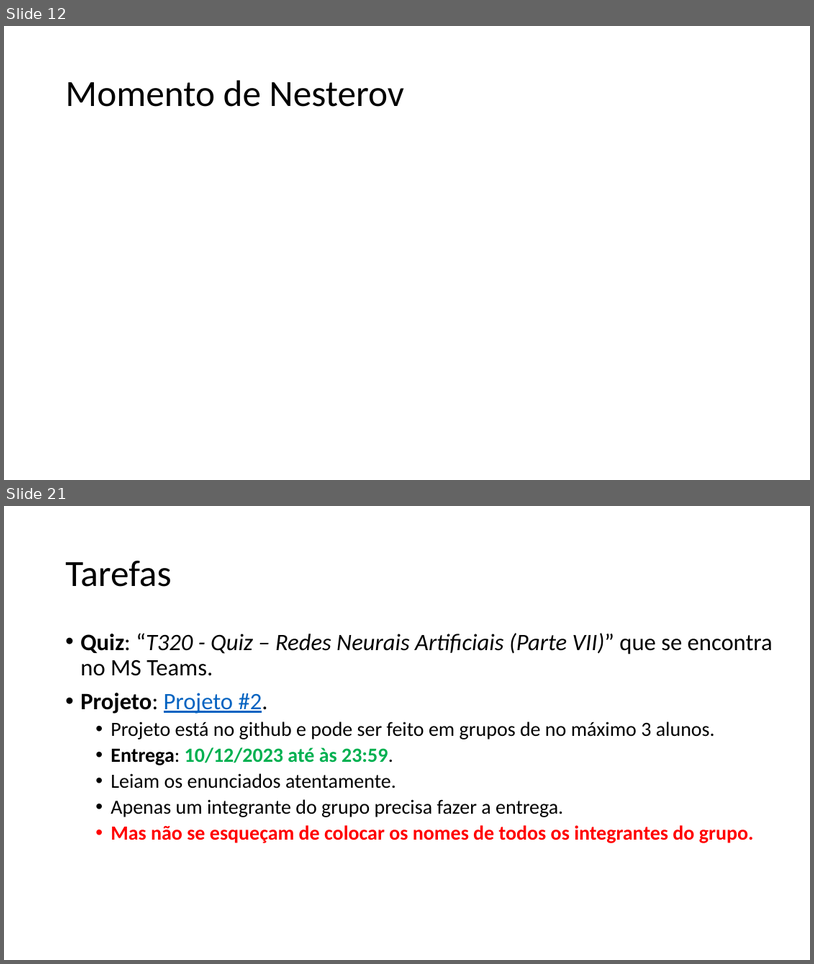
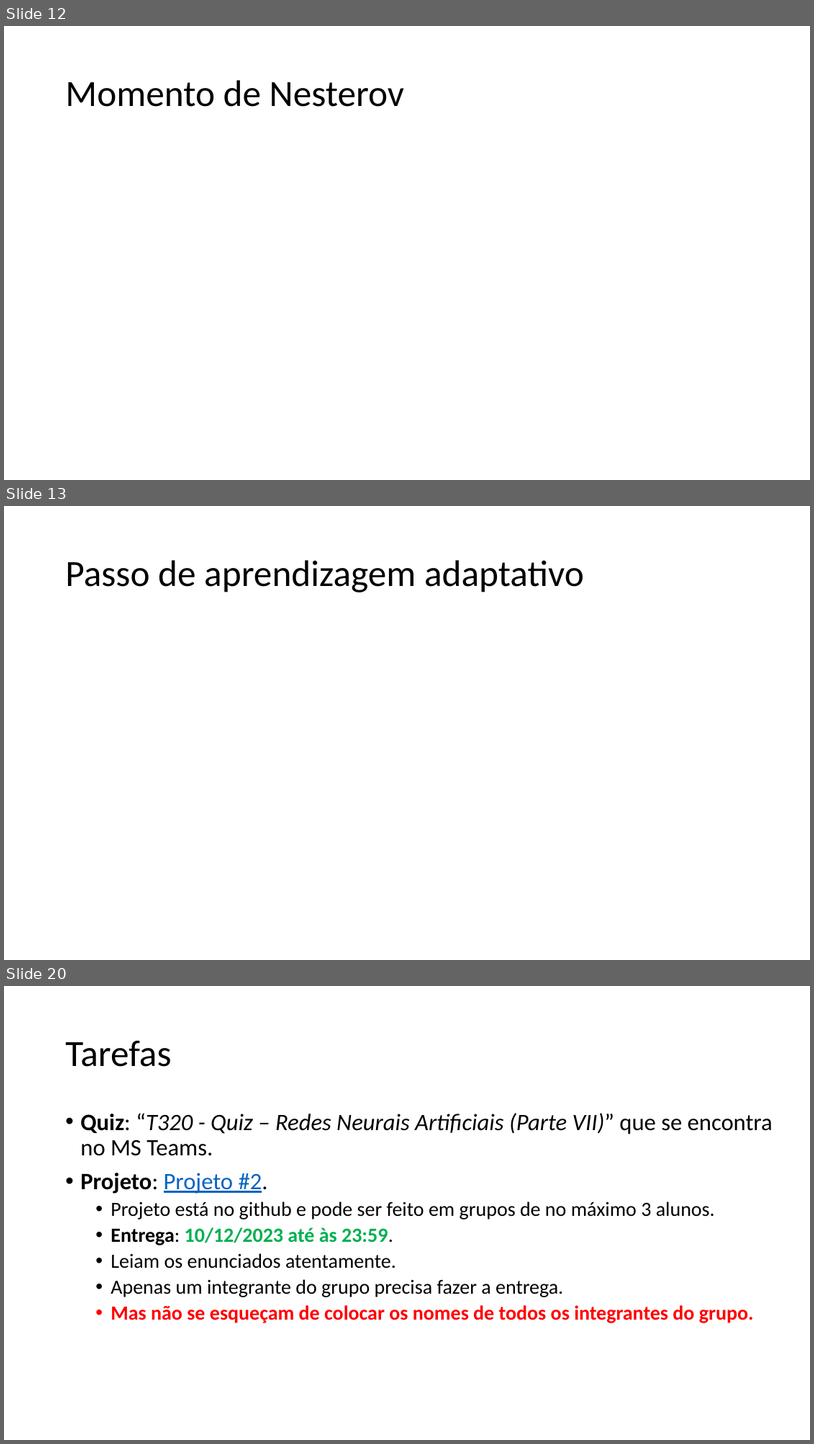
Before and after one commit to zz4fap/t320_aprendizado_de_maquina, a slide deck: slides/T320_Redes_Neurais_Artificiais (Parte IV).pptx. Shown one above the other, each under a label of ours: slides 12 and 21 before the commit, slides 12, 13 and 20 after it; the slides between them are not shown. The pictures are 814x964 and 814x1444 pixels, drawn with LibreOffice and Linux fonts; fonts in the diff are those of the drawing; grey boxes stand for pictures. Boxes give left, top, right and bottom in pixels: in the first picture for what was removed or moved away, otherwise in the second. Text is boxed around its words. In the diff, an @@ line names an element or a change of style, - is before the commit and + after.

```diff
--- a/slides/T320_Redes_Neurais_Artificiais (Parte IV).pptx
+++ b/slides/T320_Redes_Neurais_Artificiais (Parte IV).pptx
@@ slide 13 added at [4, 506, 810, 960], background #FFFFFF @@
@@ title added at [65, 560, 584, 592], 44 pt, text #000000 @@
+Passo de aprendizagem adaptativo
@@ what was slide 21 is now slide 20 @@
```
Also in this commit, not shown: 5 slides changed, 2 other slides added, 4 slides removed, 1 other file.
